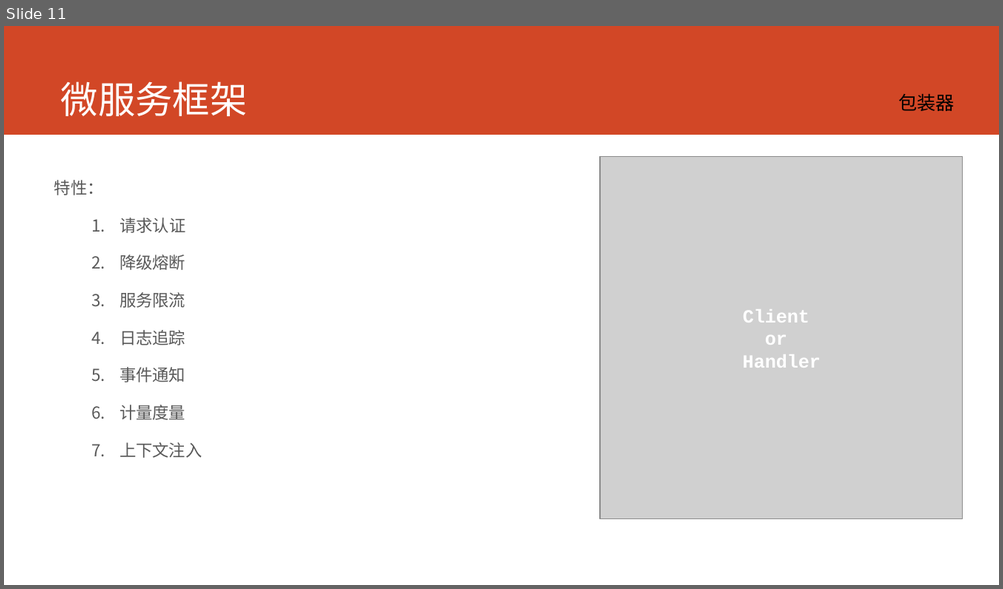
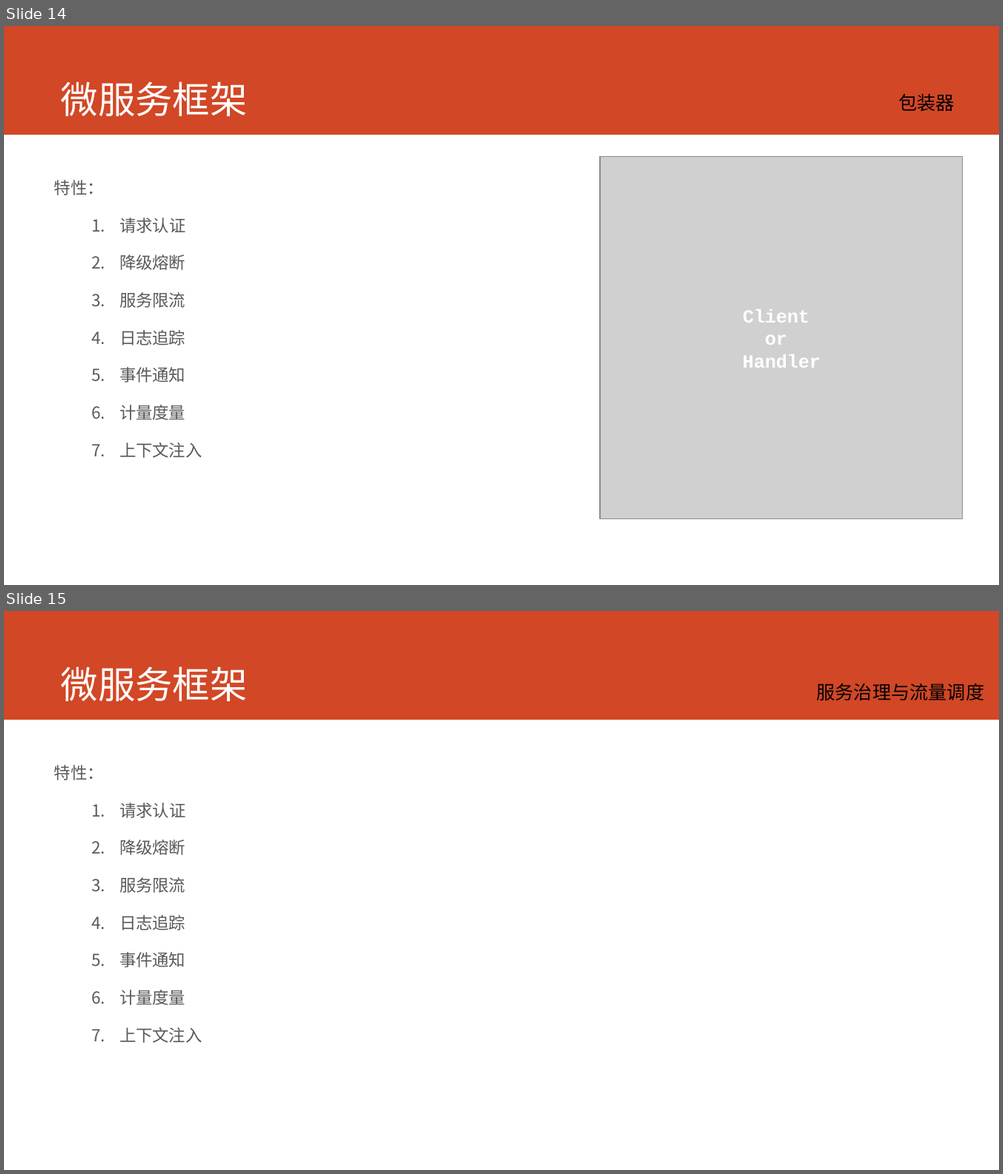
Before and after one commit to printfcoder/printfcoder, a slide deck: job/me/个人介绍.pptx. Shown one above the other, each under a label of ours: slide 11 before the commit, slides 14 and 15 after it. The pictures are 1003x589 and 1003x1174 pixels, drawn with LibreOffice and Linux fonts; fonts in the diff are those of the drawing; grey boxes stand for pictures. Boxes give left, top, right and bottom in pixels: in the first picture for what was removed or moved away, otherwise in the second. Text is boxed around its words. In the diff, an @@ line names an element or a change of style, - is before the commit and + after.

```diff
--- a/job/me/个人介绍.pptx
+++ b/job/me/个人介绍.pptx
@@ slide 15 added at (x1=4, y1=611, x2=999, y2=1170), background #FFFFFF; not listed: 1 template element that a slide beside it also shows @@
@@ title added at (x1=61, y1=667, x2=247, y2=701), 36 pt, text #FFFFFF @@
+微服务框架
@@ text added at (x1=816, y1=684, x2=984, y2=701), 18 pt, text #000000 @@
+服务治理与流量调度
@@ text added at (x1=54, y1=765, x2=202, y2=1043), 16 pt, text #595959 @@
+特性：
+  1. 请求认证
+  2. 降级熔断
+  3. 服务限流
+  4. 日志追踪
+  5. 事件通知
+  6. 计量度量
+  7. 上下文注入
@@ what was slide 11 is now slide 14 @@
```
Also in this commit, not shown: 2 slides changed, 4 other slides added, 2 other files.
